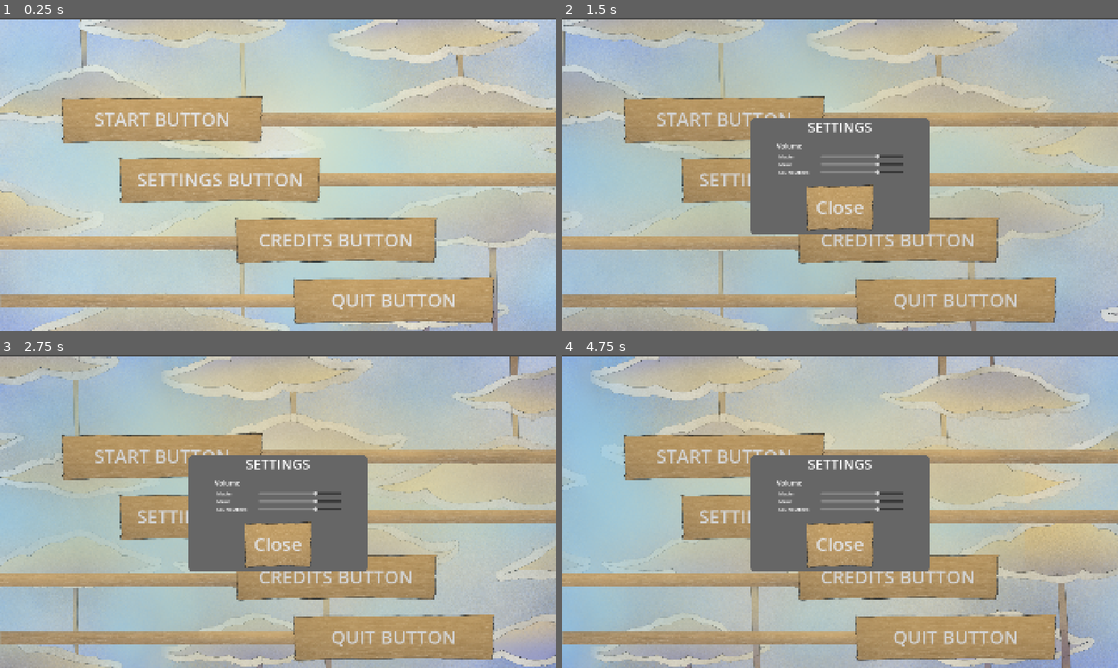
Above: before the commit, frames 1-4 (two rows, left to right).
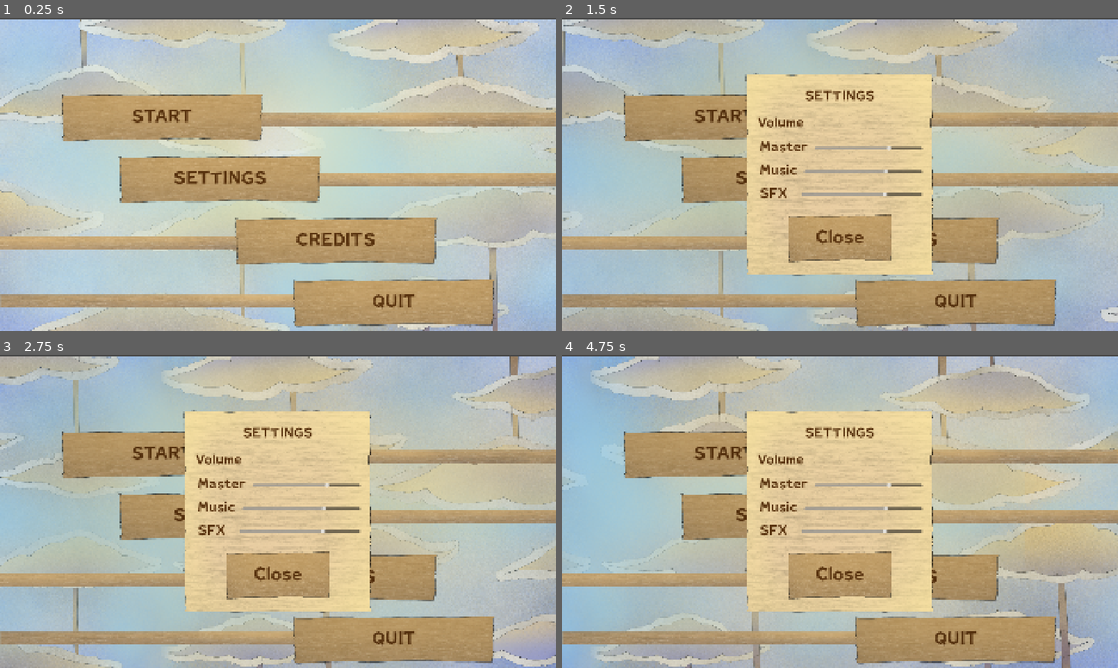
Above: after the commit, the same moments.

Repository: Mr-Patipa/Rockstair-Brackeys-Game-Jam-2026
Game: Godot game, scene res://Scenes/BaseGameScenes/MainMenu.tscn
Two runs of this game, one before a commit and one after it. Both use one fixed random seed, a clock stepped at 60 frames per second and the inputs below.
Inputs (mouse positions are in pixels of both pictures, inside the frame that each line leads up to):
- Up to frame 1 (0.25 s): no input
- Up to frame 2 (1.5 s): click "SETTINGS BUTTON" (after the commit: "SETTINGS") at 0.5 s; click "CREDITS BUTTON" (after the commit: "CREDITS") at 1.25 s
- Up to frame 3 (2.75 s): click "START BUTTON" (after the commit: "START") at 2 s
- Up to frame 4 (4.75 s): click "START BUTTON" (after the commit: "START") at 2.75 s; click "START BUTTON" (after the commit: "START") at 3.5 s; move the mouse to (962, 495) at 4.27 s

The runs differ from the first frame. In frame 1, 4.8% of the frame differs, in the area x 11-89%, y 24-99%; in frame 2, 22%, in the area x 11-89%, y 17-99%; in frame 3, 22%; in frame 4, 22%.

Commit message:
Further UI Element Implementation

Diff:
--- /dev/null
+++ b/brackey's-game/Resources/Themes&StyleBox/Hover_Button.tres
@@ -0,0 +1,12 @@
+[gd_resource type="StyleBoxTexture" format=3 uid="uid://bns2nqfnbv86"]
+
+[ext_resource type="Texture2D" uid="uid://bwgf4ljokixqn" path="res://Resources/Art/SMALL Button/brokey ui button for the settings and credits.png" id="1_4r8uo"]
+
+[resource]
+content_margin_left = 32.0
+content_margin_top = 32.0
+content_margin_right = 32.0
+content_margin_bottom = 32.0
+texture = ExtResource("1_4r8uo")
+region_rect = Rect2(225, 167, 332, 87)
+modulate_color = Color(1.1638972, 1.1638972, 1.1638972, 1)
--- /dev/null
+++ b/brackey's-game/Resources/Themes&StyleBox/Normal_Button.tres
@@ -0,0 +1,11 @@
+[gd_resource type="StyleBoxTexture" format=3 uid="uid://donk65xuyuprl"]
+
+[ext_resource type="Texture2D" uid="uid://bwgf4ljokixqn" path="res://Resources/Art/SMALL Button/brokey ui button for the settings and credits.png" id="1_73s8e"]
+
+[resource]
+content_margin_left = 32.0
+content_margin_top = 32.0
+content_margin_right = 32.0
+content_margin_bottom = 32.0
+texture = ExtResource("1_73s8e")
+region_rect = Rect2(225, 167, 332, 87)
--- /dev/null
+++ b/brackey's-game/Resources/Themes&StyleBox/Overlay_Container.tres
@@ -0,0 +1,11 @@
+[gd_resource type="StyleBoxTexture" format=3 uid="uid://cuwif133b1g5t"]
+
+[ext_resource type="Texture2D" uid="uid://bna6qhrjqysdg" path="res://Resources/Art/Overlay Backdrop/Brackey UI for credits or settings.png" id="1_oethc"]
+
+[resource]
+texture = ExtResource("1_oethc")
+expand_margin_left = 48.0
+expand_margin_top = 48.0
+expand_margin_right = 48.0
+expand_margin_bottom = 48.0
+region_rect = Rect2(566, 164, 455, 566)
--- /dev/null
+++ b/brackey's-game/Resources/Themes&StyleBox/Pressed_Button.tres
@@ -0,0 +1,12 @@
+[gd_resource type="StyleBoxTexture" format=3 uid="uid://bjfrvbkuw3y4a"]
+
+[ext_resource type="Texture2D" uid="uid://bwgf4ljokixqn" path="res://Resources/Art/SMALL Button/brokey ui button for the settings and credits.png" id="1_higrg"]
+
+[resource]
+content_margin_left = 32.0
+content_margin_top = 32.0
+content_margin_right = 32.0
+content_margin_bottom = 32.0
+texture = ExtResource("1_higrg")
+region_rect = Rect2(225, 167, 332, 87)
+modulate_color = Color(0.85814106, 0.85814106, 0.85814106, 1)
--- a/brackey's-game/Resources/Themes&StyleBox/SMALL_Normal_Button.tres
+++ /dev/null
@@ -1,11 +0,0 @@
-[gd_resource type="StyleBoxTexture" format=3 uid="uid://donk65xuyuprl"]
-
-[ext_resource type="Texture2D" uid="uid://bwgf4ljokixqn" path="res://Resources/Art/SMALL Button/brokey ui button for the settings and credits.png" id="1_31rgr"]
-
-[resource]
-content_margin_left = 32.0
-content_margin_top = 32.0
-content_margin_right = 32.0
-content_margin_bottom = 40.0
-texture = ExtResource("1_31rgr")
-region_rect = Rect2(225, 167, 332, 87)
--- a/brackey's-game/Resources/Themes&StyleBox/UI.tres
+++ b/brackey's-game/Resources/Themes&StyleBox/UI.tres
@@ -1,47 +1,21 @@
 [gd_resource type="Theme" format=3 uid="uid://spam7lnwgls4"]
 
-[ext_resource type="StyleBox" uid="uid://donk65xuyuprl" path="res://Resources/Themes&StyleBox/SMALL_Normal_Button.tres" id="1_lpe53"]
-[ext_resource type="Texture2D" uid="uid://bwgf4ljokixqn" path="res://Resources/Art/SMALL Button/brokey ui button for the settings and credits.png" id="1_mmrvc"]
-[ext_resource type="Texture2D" uid="uid://t8wx4ak73kx3" path="res://Resources/Art/SMALL Button/brokey ui button for the settings and credits INTERACT.png" id="3_42a7u"]
-
-[sub_resource type="StyleBoxTexture" id="StyleBoxTexture_h0ey4"]
-content_margin_left = 8.0
-content_margin_top = 8.0
-content_margin_right = 8.0
-content_margin_bottom = 8.0
-texture = ExtResource("1_mmrvc")
-texture_margin_left = 11.633756
-texture_margin_top = 11.633756
-texture_margin_right = 12.0
-texture_margin_bottom = 12.481952
-expand_margin_left = 8.0
-expand_margin_top = 4.0
-expand_margin_right = 8.0
-expand_margin_bottom = 4.0
-axis_stretch_horizontal = 2
-axis_stretch_vertical = 2
-region_rect = Rect2(225, 167, 332, 87)
-
-[sub_resource type="StyleBoxTexture" id="StyleBoxTexture_jp5k5"]
-content_margin_left = 8.0
-content_margin_top = 8.0
-content_margin_right = 8.0
-content_margin_bottom = 12.0
-texture = ExtResource("3_42a7u")
-texture_margin_left = 19.0
-texture_margin_top = 18.0
-texture_margin_right = 21.0
-texture_margin_bottom = 18.0
-expand_margin_left = 8.0
-expand_margin_top = 4.0
-expand_margin_right = 8.0
-expand_margin_bottom = 4.0
-axis_stretch_horizontal = 2
-axis_stretch_vertical = 2
-region_rect = Rect2(209, 152, 365, 120)
+[ext_resource type="FontFile" uid="uid://bhftiqkf56h43" path="res://Resources/Fonts/Roughcraft Free Personal Use Only.ttf" id="1_42a7u"]
+[ext_resource type="StyleBox" uid="uid://bns2nqfnbv86" path="res://Resources/Themes&StyleBox/Hover_Button.tres" id="2_42a7u"]
+[ext_resource type="StyleBox" uid="uid://donk65xuyuprl" path="res://Resources/Themes&StyleBox/Normal_Button.tres" id="3_h0ey4"]
+[ext_resource type="StyleBox" uid="uid://bjfrvbkuw3y4a" path="res://Resources/Themes&StyleBox/Pressed_Button.tres" id="4_h0ey4"]
+[ext_resource type="StyleBox" uid="uid://cuwif133b1g5t" path="res://Resources/Themes&StyleBox/Overlay_Container.tres" id="5_h0ey4"]
 
 [resource]
+Button/colors/font_color = Color(0.34509805, 0.19607843, 0.05490196, 1)
+Button/colors/font_hover_color = Color(0.99293786, 0.93644214, 0.89117014, 1)
+Button/colors/font_pressed_color = Color(0.8786172, 0.5682996, 0.2761428, 1)
 Button/font_sizes/font_size = 64
-Button/styles/hover = SubResource("StyleBoxTexture_h0ey4")
-Button/styles/normal = ExtResource("1_lpe53")
-Button/styles/pressed = SubResource("StyleBoxTexture_jp5k5")
+Button/fonts/font = ExtResource("1_42a7u")
+Button/styles/hover = ExtResource("2_42a7u")
+Button/styles/normal = ExtResource("3_h0ey4")
+Button/styles/pressed = ExtResource("4_h0ey4")
+Label/colors/font_color = Color(0.34509805, 0.19607843, 0.05490196, 1)
+Label/font_sizes/font_size = 48
+Label/fonts/font = ExtResource("1_42a7u")
+PanelContainer/styles/panel = ExtResource("5_h0ey4")
--- a/brackey's-game/Scenes/BaseGameScenes/MainGame.tscn
+++ b/brackey's-game/Scenes/BaseGameScenes/MainGame.tscn
@@ -5,6 +5,7 @@
 [ext_resource type="Resource" uid="uid://d4h16y8ac2ia2" path="res://Resources/trivia_questions.tres" id="2_5c1vb"]
 [ext_resource type="PackedScene" uid="uid://dfti0s8i3sw4l" path="res://Scenes/TriviaLayoutScenes/MultipleChoice.tscn" id="2_d7xm0"]
 [ext_resource type="PackedScene" uid="uid://byytvnd5yknhr" path="res://Scenes/Assets/option_button.tscn" id="2_vqjxk"]
+[ext_resource type="PackedScene" uid="uid://dnai8gsubyu16" path="res://Scenes/BackgroundScenes/CloudMovingLoop.tscn" id="4_7fcjw"]
 [ext_resource type="PackedScene" uid="uid://b3jbbxj128joe" path="res://Scenes/BaseGameScenes/end_screen.tscn" id="6_23hyt"]
 
 [node name="MainGame" type="Control" unique_id=2077785845 node_paths=PackedStringArray("Grid", "QuestionLabel", "QuestionScreen", "EndScreen")]
@@ -22,6 +23,9 @@
 QuestionScreen = NodePath("MultipleChoice")
 EndScreen = NodePath("EndScreen")
 
+[node name="Background01" parent="." unique_id=1911135473 instance=ExtResource("4_7fcjw")]
+layout_mode = 0
+
 [node name="Settings" parent="." unique_id=828987176 instance=ExtResource("1_aaj0j")]
 visible = false
 z_index = 100
--- a/brackey's-game/Scenes/BaseGameScenes/MainMenu.tscn
+++ b/brackey's-game/Scenes/BaseGameScenes/MainMenu.tscn
@@ -70,7 +70,7 @@
 layout_mode = 2
 size_flags_horizontal = 4
 theme = ExtResource("1_2uw17")
-text = "START BUTTON"
+text = "START"
 script = ExtResource("2_yfgks")
 
 [node name="MarginContainer2" type="MarginContainer" parent="VBoxContainer" unique_id=997171411]
@@ -82,7 +82,7 @@
 layout_mode = 2
 size_flags_horizontal = 4
 theme = ExtResource("1_2uw17")
-text = "SETTINGS BUTTON"
+text = "SETTINGS"
 script = ExtResource("2_yfgks")
 
 [node name="MarginContainer3" type="MarginContainer" parent="VBoxContainer" unique_id=1807315633]
@@ -94,7 +94,7 @@
 layout_mode = 2
 size_flags_horizontal = 4
 theme = ExtResource("1_2uw17")
-text = "CREDITS BUTTON"
+text = "CREDITS"
 script = ExtResource("2_yfgks")
 
 [node name="MarginContainer4" type="MarginContainer" parent="VBoxContainer" unique_id=1512454586]
@@ -106,7 +106,7 @@
 layout_mode = 2
 size_flags_horizontal = 4
 theme = ExtResource("1_2uw17")
-text = "QUIT BUTTON"
+text = "QUIT"
 script = ExtResource("2_yfgks")
 
 [node name="Settings" parent="." unique_id=828987176 instance=ExtResource("2_2v2qq")]
--- a/brackey's-game/Scenes/BaseGameScenes/end_screen.tscn
+++ b/brackey's-game/Scenes/BaseGameScenes/end_screen.tscn
@@ -1,4 +1,6 @@
 [gd_scene format=3 uid="uid://b3jbbxj128joe"]
+
+[ext_resource type="PackedScene" uid="uid://dnai8gsubyu16" path="res://Scenes/BackgroundScenes/CloudMovingLoop.tscn" id="1_6bory"]
 
 [node name="EndScreen" type="Control" unique_id=169754229]
 layout_mode = 3
@@ -7,6 +9,9 @@
 anchor_bottom = 1.0
 grow_horizontal = 2
 grow_vertical = 2
+
+[node name="Background01" parent="." unique_id=1911135473 instance=ExtResource("1_6bory")]
+layout_mode = 0
 
 [node name="Label" type="Label" parent="." unique_id=1179421533]
 layout_mode = 1
--- a/brackey's-game/Scenes/OverlayScenes/Credits.tscn
+++ b/brackey's-game/Scenes/OverlayScenes/Credits.tscn
@@ -1,18 +1,8 @@
 [gd_scene format=3 uid="uid://cvhb4hw1poa8p"]
 
 [ext_resource type="Script" uid="uid://dhgsne35genns" path="res://Scripts/credits.gd" id="1_1dx33"]
+[ext_resource type="Theme" uid="uid://spam7lnwgls4" path="res://Resources/Themes&StyleBox/UI.tres" id="1_22fip"]
 [ext_resource type="Script" uid="uid://c7aklhfnunr6i" path="res://Scripts/AudioManager/button_sfx.gd" id="2_5ypx0"]
-
-[sub_resource type="StyleBoxFlat" id="StyleBoxFlat_5ypx0"]
-bg_color = Color(0.40233153, 0.4023316, 0.4023314, 1)
-corner_radius_top_left = 16
-corner_radius_top_right = 16
-corner_radius_bottom_right = 16
-corner_radius_bottom_left = 16
-expand_margin_left = 24.0
-expand_margin_top = 24.0
-expand_margin_right = 24.0
-expand_margin_bottom = 40.0
 
 [node name="Credits" type="Control" unique_id=144372214 node_paths=PackedStringArray("close_button")]
 layout_mode = 3
@@ -21,8 +11,9 @@
 anchor_bottom = 1.0
 grow_horizontal = 2
 grow_vertical = 2
+theme = ExtResource("1_22fip")
 script = ExtResource("1_1dx33")
-close_button = NodePath("Panel2/VBoxContainer2/MarginContainer/Close")
+close_button = NodePath("PanelContainer/VBoxContainer2/MarginContainer/Close")
 
 [node name="ColorRect" type="ColorRect" parent="." unique_id=1783599823]
 layout_mode = 1
@@ -33,95 +24,91 @@
 grow_vertical = 2
 color = Color(0, 0, 0, 0.05882353)
 
-[node name="Panel2" type="Panel" parent="." unique_id=1399302641]
-layout_mode = 1
-anchors_preset = -1
-anchor_left = 0.3515625
-anchor_top = 0.34270832
-anchor_right = 0.6484375
-anchor_bottom = 0.65729165
-offset_top = 1.5258789e-05
-offset_bottom = -1.5
-grow_horizontal = 2
-grow_vertical = 2
-theme_override_styles/panel = SubResource("StyleBoxFlat_5ypx0")
-metadata/_edit_use_anchors_ = true
-
-[node name="VBoxContainer2" type="VBoxContainer" parent="Panel2" unique_id=328594666]
+[node name="PanelContainer" type="PanelContainer" parent="." unique_id=270693223]
 layout_mode = 1
 anchors_preset = 8
 anchor_left = 0.5
 anchor_top = 0.5
 anchor_right = 0.5
 anchor_bottom = 0.5
-offset_left = -176.0
-offset_top = -101.0
-offset_right = 176.0
-offset_bottom = 101.0
+offset_left = -174.0
+offset_top = -123.5
+offset_right = 228.0
+offset_bottom = 123.5
 grow_horizontal = 2
 grow_vertical = 2
+
+[node name="VBoxContainer2" type="VBoxContainer" parent="PanelContainer" unique_id=328594666]
+layout_mode = 2
 theme_override_constants/separation = 16
 
-[node name="Label" type="Label" parent="Panel2/VBoxContainer2" unique_id=1878118323]
+[node name="Label" type="Label" parent="PanelContainer/VBoxContainer2" unique_id=1878118323]
 layout_mode = 2
-theme_override_font_sizes/font_size = 48
+theme = ExtResource("1_22fip")
+theme_type_variation = &"HeaderLarge"
 text = "CREDITS"
 horizontal_alignment = 1
 
-[node name="HBoxContainer" type="HBoxContainer" parent="Panel2/VBoxContainer2" unique_id=716335563]
+[node name="HBoxContainer" type="HBoxContainer" parent="PanelContainer/VBoxContainer2" unique_id=716335563]
 layout_mode = 2
 theme_override_constants/separation = 32
 alignment = 1
 
-[node name="VBoxContainer" type="VBoxContainer" parent="Panel2/VBoxContainer2/HBoxContainer" unique_id=1490620588]
+[node name="VBoxContainer" type="VBoxContainer" parent="PanelContainer/VBoxContainer2/HBoxContainer" unique_id=1490620588]
 layout_mode = 2
 theme_override_constants/separation = 8
 
-[node name="Label" type="Label" parent="Panel2/VBoxContainer2/HBoxContainer/VBoxContainer" unique_id=1195610075]
+[node name="Label" type="Label" parent="PanelContainer/VBoxContainer2/HBoxContainer/VBoxContainer" unique_id=1195610075]
 layout_mode = 2
-theme_override_font_sizes/font_size = 20
+theme = ExtResource("1_22fip")
+theme_type_variation = &"HeaderMedium"
 text = "Questions"
 
-[node name="Label2" type="Label" parent="Panel2/VBoxContainer2/HBoxContainer/VBoxContainer" unique_id=559178640]
+[node name="Label2" type="Label" parent="PanelContainer/VBoxContainer2/HBoxContainer/VBoxContainer" unique_id=559178640]
 layout_mode = 2
-theme_override_font_sizes/font_size = 20
+theme = ExtResource("1_22fip")
+theme_type_variation = &"HeaderMedium"
 text = "Programming"
 
-[node name="Label3" type="Label" parent="Panel2/VBoxContainer2/HBoxContainer/VBoxContainer" unique_id=393467064]
+[node name="Label3" type="Label" parent="PanelContainer/VBoxContainer2/HBoxContainer/VBoxContainer" unique_id=393467064]
 layout_mode = 2
-theme_override_font_sizes/font_size = 20
+theme = ExtResource("1_22fip")
+theme_type_variation = &"HeaderMedium"
 text = "Art"
 
-[node name="VBoxContainer3" type="VBoxContainer" parent="Panel2/VBoxContainer2/HBoxContainer" unique_id=1676894770]
+[node name="VBoxContainer3" type="VBoxContainer" parent="PanelContainer/VBoxContainer2/HBoxContainer" unique_id=1676894770]
 layout_mode = 2
 theme_override_constants/separation = 8
 alignment = 2
 
-[node name="Label" type="Label" parent="Panel2/VBoxContainer2/HBoxContainer/VBoxContainer3" unique_id=677237908]
+[node name="Label" type="Label" parent="PanelContainer/VBoxContainer2/HBoxContainer/VBoxContainer3" unique_id=677237908]
 layout_mode = 2
-theme_override_font_sizes/font_size = 20
+theme = ExtResource("1_22fip")
+theme_type_variation = &"HeaderMedium"
 text = "Hue"
 horizontal_alignment = 2
 
-[node name="Label2" type="Label" parent="Panel2/VBoxContainer2/HBoxContainer/VBoxContainer3" unique_id=932367675]
+[node name="Label2" type="Label" parent="PanelContainer/VBoxContainer2/HBoxContainer/VBoxContainer3" unique_id=932367675]
 layout_mode = 2
-theme_override_font_sizes/font_size = 20
-text = "Vorltzs, Plumtester"
+theme = ExtResource("1_22fip")
+theme_type_variation = &"HeaderMedium"
+text = "Vorltzs, Plumtester, Rust"
 horizontal_alignment = 2
 
-[node name="Label3" type="Label" parent="Panel2/VBoxContainer2/HBoxContainer/VBoxContainer3" unique_id=213289292]
+[node name="Label3" type="Label" parent="PanelContainer/VBoxContainer2/HBoxContainer/VBoxContainer3" unique_id=213289292]
 layout_mode = 2
-theme_override_font_sizes/font_size = 20
+theme = ExtResource("1_22fip")
+theme_type_variation = &"HeaderMedium"
 text = "Mika"
 horizontal_alignment = 2
 
-[node name="MarginContainer" type="MarginContainer" parent="Panel2/VBoxContainer2" unique_id=482680134]
+[node name="MarginContainer" type="MarginContainer" parent="PanelContainer/VBoxContainer2" unique_id=482680134]
 layout_mode = 2
 theme_override_constants/margin_left = 104
 theme_override_constants/margin_top = 16
 theme_override_constants/margin_right = 104
 
-[node name="Close" type="Button" parent="Panel2/VBoxContainer2/MarginContainer" unique_id=990863702]
+[node name="Close" type="Button" parent="PanelContainer/VBoxContainer2/MarginContainer" unique_id=990863702]
 custom_minimum_size = Vector2(24, 32)
 layout_mode = 2
 text = "Close"
--- a/brackey's-game/Scenes/OverlayScenes/Settings.tscn
+++ b/brackey's-game/Scenes/OverlayScenes/Settings.tscn
@@ -3,17 +3,6 @@
 [ext_resource type="Script" uid="uid://c4w7pgdrpul2p" path="res://Scripts/settings.gd" id="1_covvd"]
 [ext_resource type="Script" uid="uid://8r1pfmfmdxpu" path="res://Scripts/AudioManager/slider_sfx.gd" id="2_bfkw7"]
 [ext_resource type="Script" uid="uid://c7aklhfnunr6i" path="res://Scripts/AudioManager/button_sfx.gd" id="2_c3oo7"]
-
-[sub_resource type="StyleBoxFlat" id="StyleBoxFlat_mr0gp"]
-bg_color = Color(0.40233153, 0.4023316, 0.4023314, 1)
-corner_radius_top_left = 16
-corner_radius_top_right = 16
-corner_radius_bottom_right = 16
-corner_radius_bottom_left = 16
-expand_margin_left = 24.0
-expand_margin_top = 24.0
-expand_margin_right = 24.0
-expand_margin_bottom = 40.0
 
 [node name="Settings" type="Control" unique_id=828987176 node_paths=PackedStringArray("master_h_slider", "music_h_slider", "sfx_h_slider", "close_button")]
 layout_mode = 3
@@ -23,10 +12,10 @@
 grow_horizontal = 2
 grow_vertical = 2
 script = ExtResource("1_covvd")
-master_h_slider = NodePath("Panel/VBoxContainer2/VOLUME/Volume_MarginContainer/VBoxContainer/HBoxContainer/Master_HSlider")
-music_h_slider = NodePath("Panel/VBoxContainer2/VOLUME/Volume_MarginContainer/VBoxContainer/HBoxContainer2/Music_HSlider")
-sfx_h_slider = NodePath("Panel/VBoxContainer2/VOLUME/Volume_MarginContainer/VBoxContainer/HBoxContainer3/SFX_HSlider")
-close_button = NodePath("Panel/VBoxContainer2/MarginContainer/Close")
+master_h_slider = NodePath("PanelContainer/VBoxContainer2/VOLUME/Volume_MarginContainer/VBoxContainer/HBoxContainer/Master_HSlider")
+music_h_slider = NodePath("PanelContainer/VBoxContainer2/VOLUME/Volume_MarginContainer/VBoxContainer/HBoxContainer2/Music_HSlider")
+sfx_h_slider = NodePath("PanelContainer/VBoxContainer2/VOLUME/Volume_MarginContainer/VBoxContainer/HBoxContainer3/SFX_HSlider")
+close_button = NodePath("PanelContainer/VBoxContainer2/MarginContainer/Close")
 
 [node name="ColorRect" type="ColorRect" parent="." unique_id=306467911]
 layout_mode = 1
@@ -37,69 +26,55 @@
 grow_vertical = 2
 color = Color(0, 0, 0, 0.05882353)
 
-[node name="Panel" type="Panel" parent="." unique_id=310904691]
+[node name="PanelContainer" type="PanelContainer" parent="." unique_id=565632390]
 layout_mode = 1
 anchors_preset = -1
 anchor_left = 0.3515625
 anchor_top = 0.34270832
 anchor_right = 0.6484375
 anchor_bottom = 0.65729165
-offset_top = 1.5258789e-05
 offset_bottom = -1.5
 grow_horizontal = 2
 grow_vertical = 2
-theme_override_styles/panel = SubResource("StyleBoxFlat_mr0gp")
 metadata/_edit_use_anchors_ = true
 
-[node name="VBoxContainer2" type="VBoxContainer" parent="Panel" unique_id=648004674]
-layout_mode = 1
-anchors_preset = 8
-anchor_left = 0.5
-anchor_top = 0.5
-anchor_right = 0.5
-anchor_bottom = 0.5
-offset_left = -176.0
-offset_top = -101.0
-offset_right = 176.0
-offset_bottom = 101.0
-grow_horizontal = 2
-grow_vertical = 2
+[node name="VBoxContainer2" type="VBoxContainer" parent="PanelContainer" unique_id=648004674]
+layout_mode = 2
 theme_override_constants/separation = 16
 
-[node name="Label" type="Label" parent="Panel/VBoxContainer2" unique_id=94359861]
+[node name="Label" type="Label" parent="PanelContainer/VBoxContainer2" unique_id=94359861]
 layout_mode = 2
 theme_override_font_sizes/font_size = 48
 text = "SETTINGS"
 horizontal_alignment = 1
 
-[node name="VOLUME" type="VBoxContainer" parent="Panel/VBoxContainer2" unique_id=832759968]
+[node name="VOLUME" type="VBoxContainer" parent="PanelContainer/VBoxContainer2" unique_id=832759968]
 layout_mode = 2
 theme_override_constants/separation = 8
 
-[node name="Volume" type="Label" parent="Panel/VBoxContainer2/VOLUME" unique_id=2014521870]
+[node name="Volume" type="Label" parent="PanelContainer/VBoxContainer2/VOLUME" unique_id=2014521870]
 layout_mode = 2
-theme_override_font_sizes/font_size = 24
 text = "Volume"
 
-[node name="Volume_MarginContainer" type="MarginContainer" parent="Panel/VBoxContainer2/VOLUME" unique_id=1258464840]
+[node name="Volume_MarginContainer" type="MarginContainer" parent="PanelContainer/VBoxContainer2/VOLUME" unique_id=1258464840]
 layout_mode = 2
 theme_override_constants/margin_left = 8
 
-[node name="VBoxContainer" type="VBoxContainer" parent="Panel/VBoxContainer2/VOLUME/Volume_MarginContainer" unique_id=648310123]
+[node name="VBoxContainer" type="VBoxContainer" parent="PanelContainer/VBoxContainer2/VOLUME/Volume_MarginContainer" unique_id=648310123]
 layout_mode = 2
 
-[node name="HBoxContainer" type="HBoxContainer" parent="Panel/VBoxContainer2/VOLUME/Volume_MarginContainer/VBoxContainer" unique_id=440420285]
+[node name="HBoxContainer" type="HBoxContainer" parent="PanelContainer/VBoxContainer2/VOLUME/Volume_MarginContainer/VBoxContainer" unique_id=440420285]
 layout_mode = 2
 theme_override_constants/separation = 24
 alignment = 1
 
-[node name="Master" type="Label" parent="Panel/VBoxContainer2/VOLUME/Volume_MarginContainer/VBoxContainer/HBoxContainer" unique_id=1493089543]
+[node name="Master" type="Label" parent="PanelContainer/VBoxContainer2/VOLUME/Volume_MarginContainer/VBoxContainer/HBoxContainer" unique_id=1493089543]
 custom_minimum_size = Vector2(120, 0)
 layout_mode = 2
 text = "Master"
 vertical_alignment = 1
 
-[node name="Master_HSlider" type="HSlider" parent="Panel/VBoxContainer2/VOLUME/Volume_MarginContainer/VBoxContainer/HBoxContainer" unique_id=1313487012]
+[node name="Master_HSlider" type="HSlider" parent="PanelContainer/VBoxContainer2/VOLUME/Volume_MarginContainer/VBoxContainer/HBoxContainer" unique_id=1313487012]
 custom_minimum_size = Vector2(200, 0)
 layout_mode = 2
 size_flags_horizontal = 3
@@ -109,18 +84,18 @@
 value = 0.7
 script = ExtResource("2_bfkw7")
 
-[node name="HBoxContainer2" type="HBoxContainer" parent="Panel/VBoxContainer2/VOLUME/Volume_MarginContainer/VBoxContainer" unique_id=1448095425]
+[node name="HBoxContainer2" type="HBoxContainer" parent="PanelContainer/VBoxContainer2/VOLUME/Volume_MarginContainer/VBoxContainer" unique_id=1448095425]
 layout_mode = 2
 theme_override_constants/separation = 24
 alignment = 1
 
-[node name="Music" type="Label" parent="Panel/VBoxContainer2/VOLUME/Volume_MarginContainer/VBoxContainer/HBoxContainer2" unique_id=417726123]
+[node name="Music" type="Label" parent="PanelContainer/VBoxContainer2/VOLUME/Volume_MarginContainer/VBoxContainer/HBoxContainer2" unique_id=417726123]
 custom_minimum_size = Vector2(120, 0)
 layout_mode = 2
 text = "Music"
 vertical_alignment = 1
 
-[node name="Music_HSlider" type="HSlider" parent="Panel/VBoxContainer2/VOLUME/Volume_MarginContainer/VBoxContainer/HBoxContainer2" unique_id=95395444]
+[node name="Music_HSlider" type="HSlider" parent="PanelContainer/VBoxContainer2/VOLUME/Volume_MarginContainer/VBoxContainer/HBoxContainer2" unique_id=95395444]
 custom_minimum_size = Vector2(200, 0)
 layout_mode = 2
 size_flags_horizontal = 3
@@ -130,18 +105,18 @@
 value = 0.7
 script = ExtResource("2_bfkw7")
 
-[node name="HBoxContainer3" type="HBoxContainer" parent="Panel/VBoxContainer2/VOLUME/Volume_MarginContainer/VBoxContainer" unique_id=1059241095]
+[node name="HBoxContainer3" type="HBoxContainer" parent="PanelContainer/VBoxContainer2/VOLUME/Volume_MarginContainer/VBoxContainer" unique_id=1059241095]
 layout_mode = 2
 theme_override_constants/separation = 24
 alignment = 1
 
-[node name="SFX" type="Label" parent="Panel/VBoxContainer2/VOLUME/Volume_MarginContainer/VBoxContainer/HBoxContainer3" unique_id=1308247573]
+[node name="SFX" type="Label" parent="PanelContainer/VBoxContainer2/VOLUME/Volume_MarginContainer/VBoxContainer/HBoxContainer3" unique_id=1308247573]
 custom_minimum_size = Vector2(120, 0)
 layout_mode = 2
-text = "Sound Effects"
+text = "SFX"
 vertical_alignment = 1
 
-[node name="SFX_HSlider" type="HSlider" parent="Panel/VBoxContainer2/VOLUME/Volume_MarginContainer/VBoxContainer/HBoxContainer3" unique_id=1514325315]
+[node name="SFX_HSlider" type="HSlider" parent="PanelContainer/VBoxContainer2/VOLUME/Volume_MarginContainer/VBoxContainer/HBoxContainer3" unique_id=1514325315]
 custom_minimum_size = Vector2(200, 0)
 layout_mode = 2
 size_flags_horizontal = 3
@@ -152,13 +127,13 @@
 ticks_on_borders = true
 script = ExtResource("2_bfkw7")
 
-[node name="MarginContainer" type="MarginContainer" parent="Panel/VBoxContainer2" unique_id=1187838335]
+[node name="MarginContainer" type="MarginContainer" parent="PanelContainer/VBoxContainer2" unique_id=1187838335]
 layout_mode = 2
 theme_override_constants/margin_left = 104
 theme_override_constants/margin_top = 16
 theme_override_constants/margin_right = 104
 
-[node name="Close" type="Button" parent="Panel/VBoxContainer2/MarginContainer" unique_id=1768261019]
+[node name="Close" type="Button" parent="PanelContainer/VBoxContainer2/MarginContainer" unique_id=1768261019]
 custom_minimum_size = Vector2(24, 32)
 layout_mode = 2
 text = "Close"
Binary file added: brackey's-game/Resources/Fonts/Roughcraft Free Personal Use Only.ttf
Not shown, added: brackey's-game/Resources/Fonts/Roughcraft Free Personal Use Only.ttf.import
